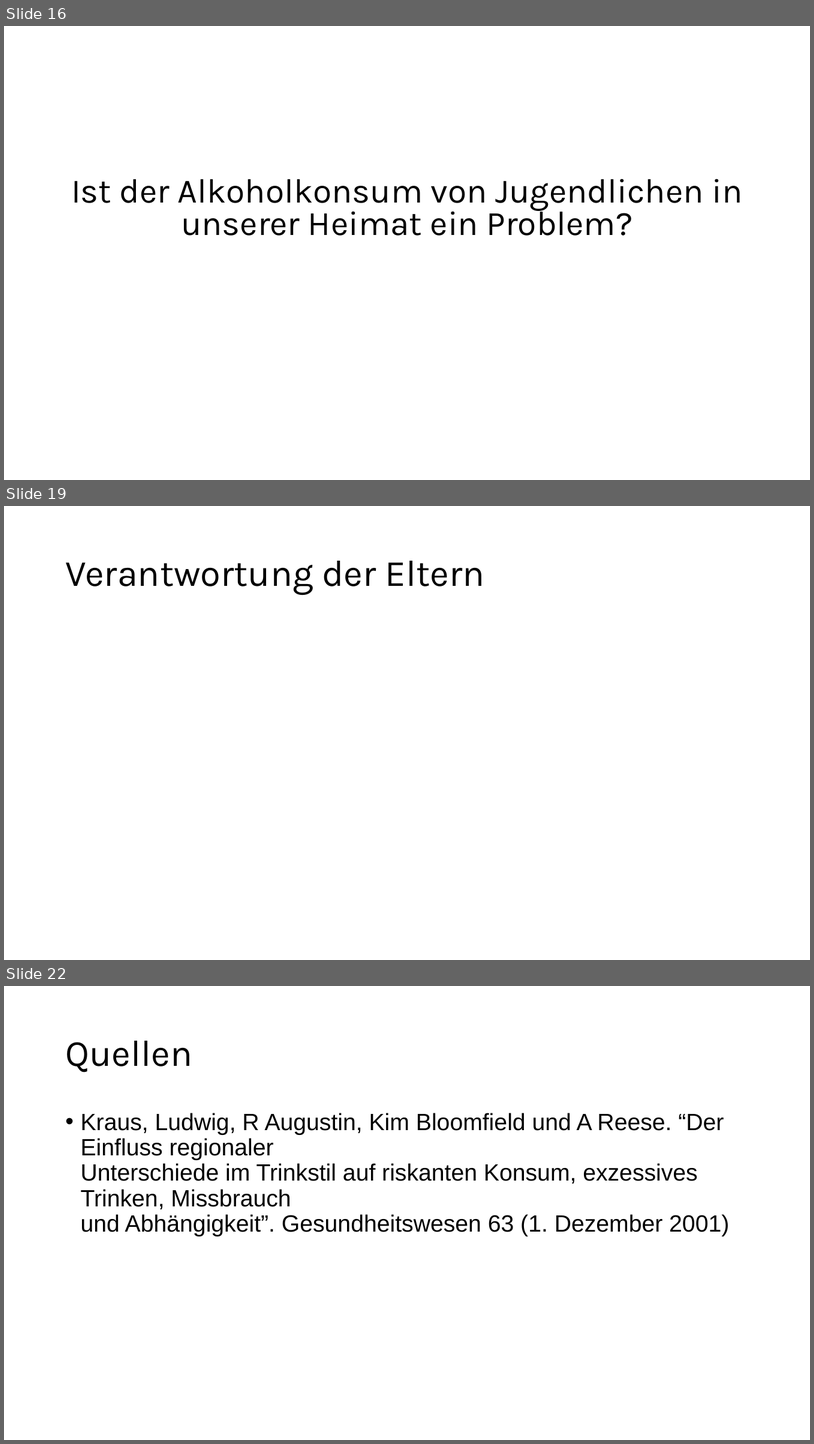
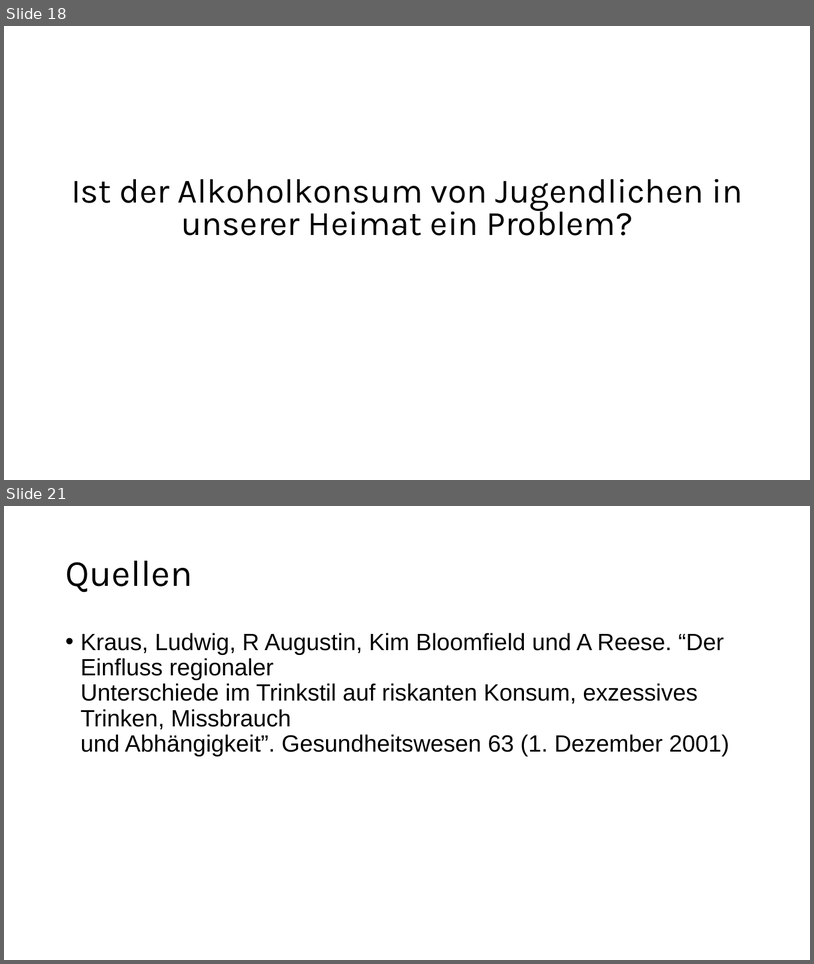
Before and after one commit to Bergschaf/Seminarkurs, a slide deck: präsi/Präsentation.odp. Shown one above the other, each under a label of ours: slides 16, 19 and 22 before the commit, slides 18 and 21 after it; the slides between them are not shown. The pictures are 814x1444 and 814x964 pixels, drawn with LibreOffice and Linux fonts; fonts in the diff are those of the drawing. Boxes give left, top, right and bottom in pixels: in the first picture for what was removed or moved away, otherwise in the second. Text is boxed around its words. In the diff, an @@ line names an element or a change of style, - is before the commit and + after.

```diff
--- a/präsi/Präsentation.odp
+++ b/präsi/Präsentation.odp
@@ slide 19 removed at (4,506,810,960), background #FFFFFF @@
@@ title removed at (65,561,485,595) @@
-Verantwortung der Eltern
@@ what was slide 16 is now slide 18 @@
@@ what was slide 22 is now slide 21 @@
```
Also in this commit, not shown: 5 slides added, 5 other slides removed.
